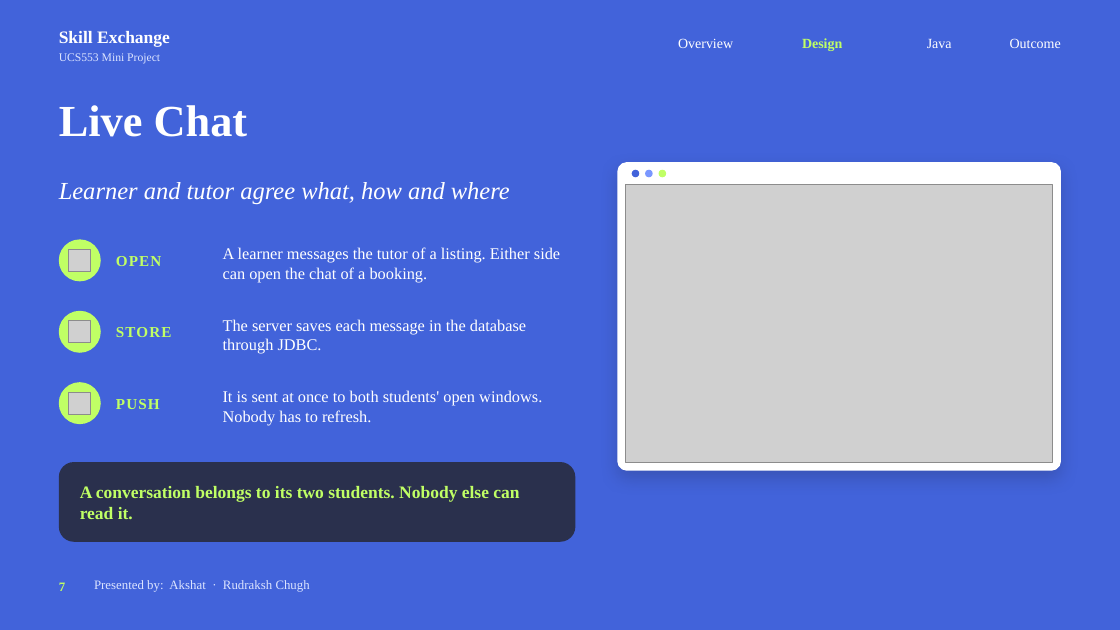
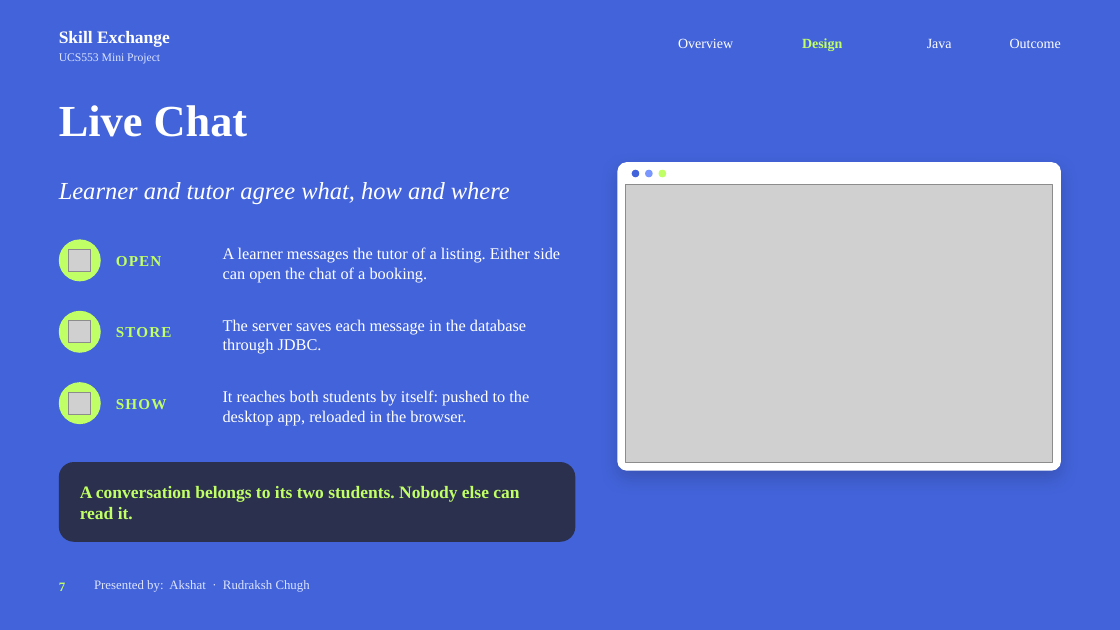
Before and after one commit to RudrakshChugh/JavaProject, a slide deck: slide 7 of Project Presentation.pptx. Drawn at 1120x630 pixels with LibreOffice and Linux fonts; fonts in the diff are those of the drawing; grey boxes stand for pictures; background and template pictures are left out. Boxes give left, top, right and bottom in pixels: in the first picture for what was removed or moved away, otherwise in the second. Text is boxed around its words. In the diff, an @@ line names an element or a change of style, - is before the commit and + after.

```diff
--- a/Project Presentation.pptx
+++ b/Project Presentation.pptx
@@ text at [116, 399, 167, 409]: text changed @@
-PUSH
+SHOW
@@ text at [223, 390, 529, 425]: text changed @@
-It is sent at once to both students' open windows. Nobody has to refresh.
+It reaches both students by itself: pushed to the desktop app, reloaded in the browser.
```
Also in this commit, not shown: 13 other slides changed, 1 slide added.
